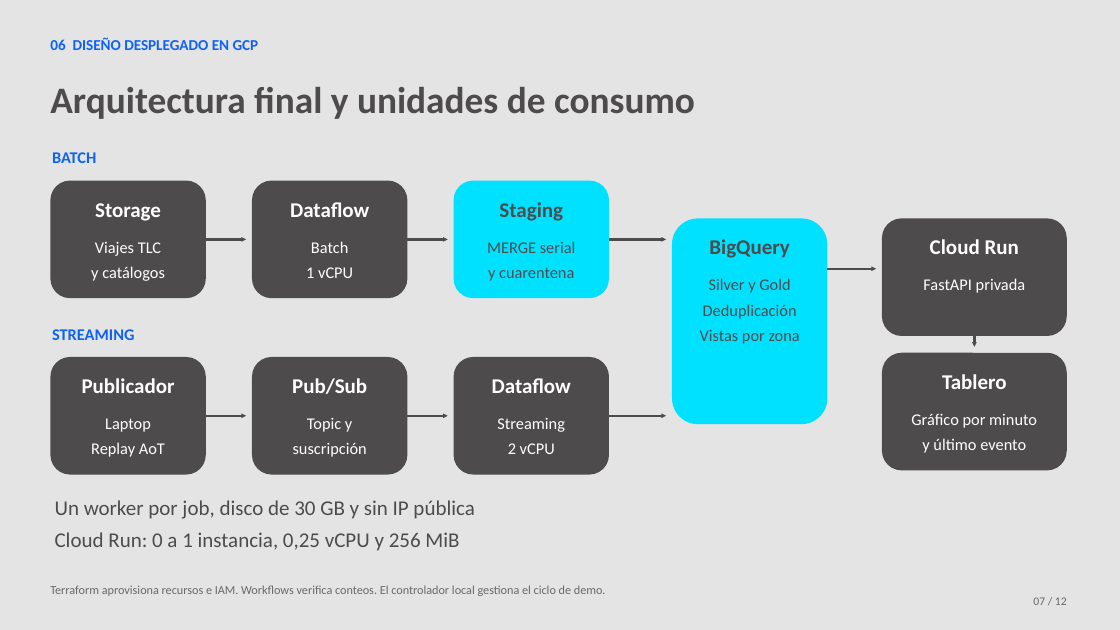
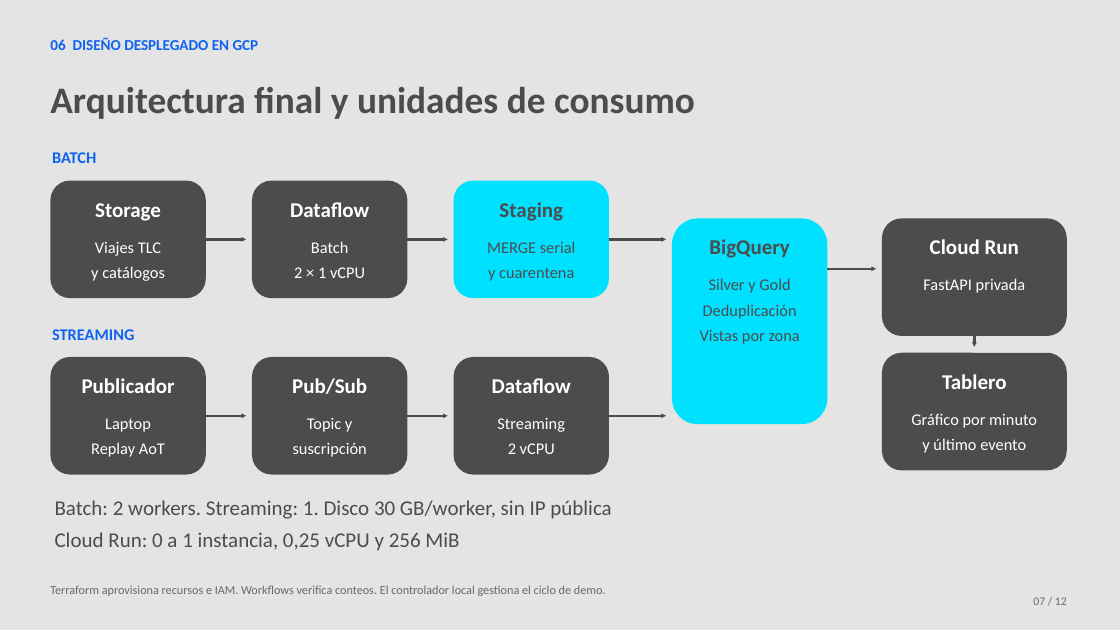
Before and after one commit to jhomar1994/datalandia, a slide deck: slide 7 of presentation/output/Lumina_P3_15min.pptx. Drawn at 1120x630 pixels with LibreOffice and Linux fonts; fonts in the diff are those of the drawing. Boxes give left, top, right and bottom in pixels: in the first picture for what was removed or moved away, otherwise in the second. Text is boxed around its words. In the diff, an @@ line names an element or a change of style, - is before the commit and + after.

```diff
--- a/presentation/output/Lumina_P3_15min.pptx
+++ b/presentation/output/Lumina_P3_15min.pptx
@@ text at (294, 267, 365, 278): text changed @@
-1 vCPU
+2 × 1 vCPU
@@ text at (55, 500, 611, 519): text changed @@
-Un worker por job, disco de 30 GB y sin IP pública
+Batch: 2 workers. Streaming: 1. Disco 30 GB/worker, sin IP pública
```
Also in this commit, not shown: 7 other slides changed, 23 other files.
